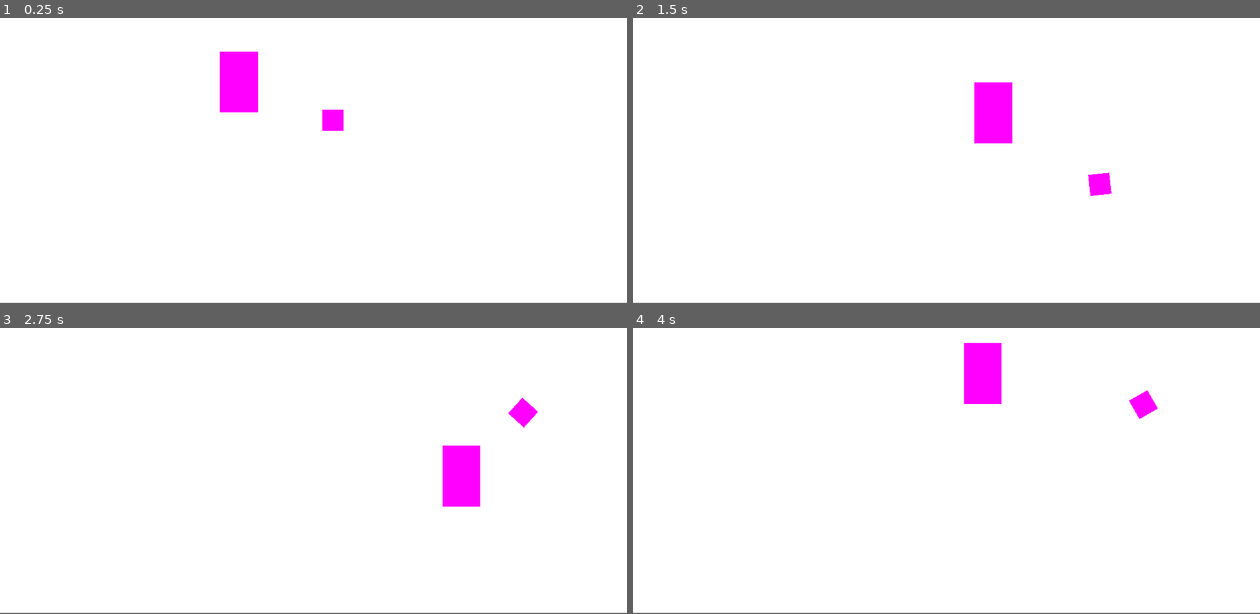
Above: before the commit, frames 1-4 (two rows, left to right).
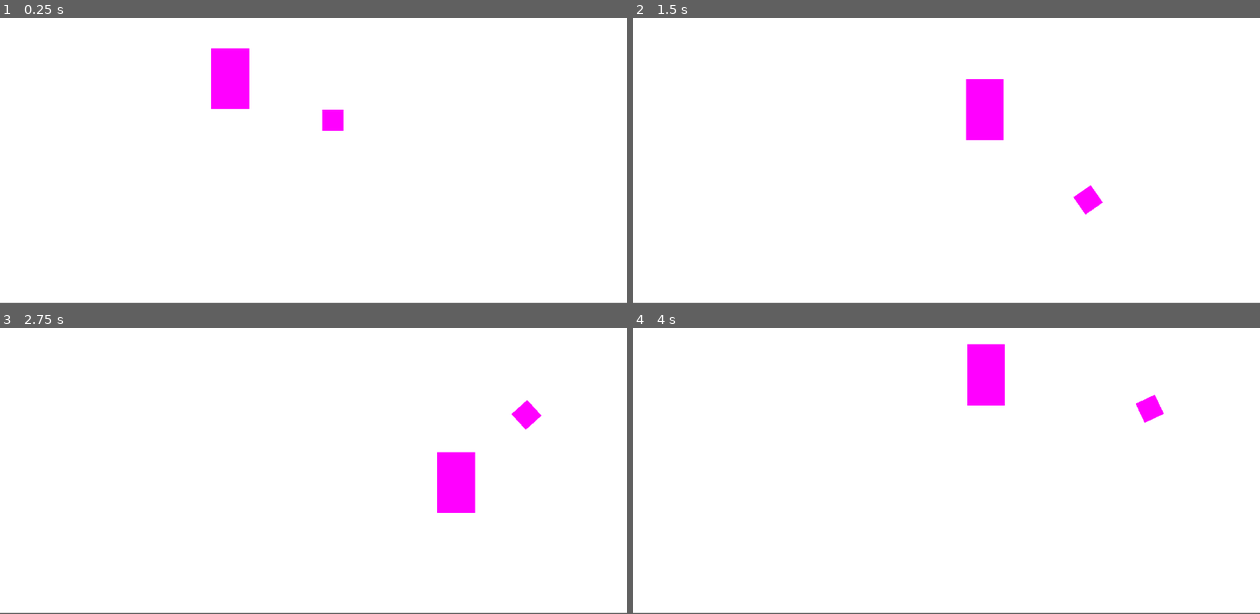
Above: after the commit, the same moments.

Repository: turkey-ball/turkey-ball
Game: Godot game, scene res://game.tscn
The game is run twice, just before and just after one commit, with the same random seed, the same clock (stepped at 60 frames per second) and the same inputs.
Inputs:
- Up to frame 1 (0.25 s): no input
- Up to frame 2 (1.5 s): tap Enter at 0.5 s; hold Right (ui_right) 0.53-1.28 s; hold Down (ui_down) from 1.28 s (still down)
- Up to frame 3 (2.75 s): release Down (ui_down) at 2.03 s; hold Right (ui_right) from 2.03 s (still down)
- Up to frame 4 (4 s): release Right (ui_right) at 2.78 s; hold Up (ui_up) 2.78-3.53 s; hold Left (ui_left) from 3.53 s (still down)

The runs differ from the first frame. In frame 1, 0.7% of the frame differs, in the area x 33-42%, y 10-34%; in frame 2, 1.2%, in the area x 53-77%, y 21-69%; in frame 3, 0.7%; in frame 4, 0.6%.

Commit message:
adjust player position in game

Diff:
--- a/game.tscn
+++ b/game.tscn
@@ -11,7 +11,7 @@
 [node name="Arena" parent="." instance=ExtResource("1_goens")]
 
 [node name="Player" parent="Arena" instance=ExtResource("2_so3og")]
-position = Vector2(439, 239)
+position = Vector2(423, 233)
 scale = Vector2(0.48, 0.48)
 
 [node name="Turkey" parent="Arena" instance=ExtResource("3_itfda")]
